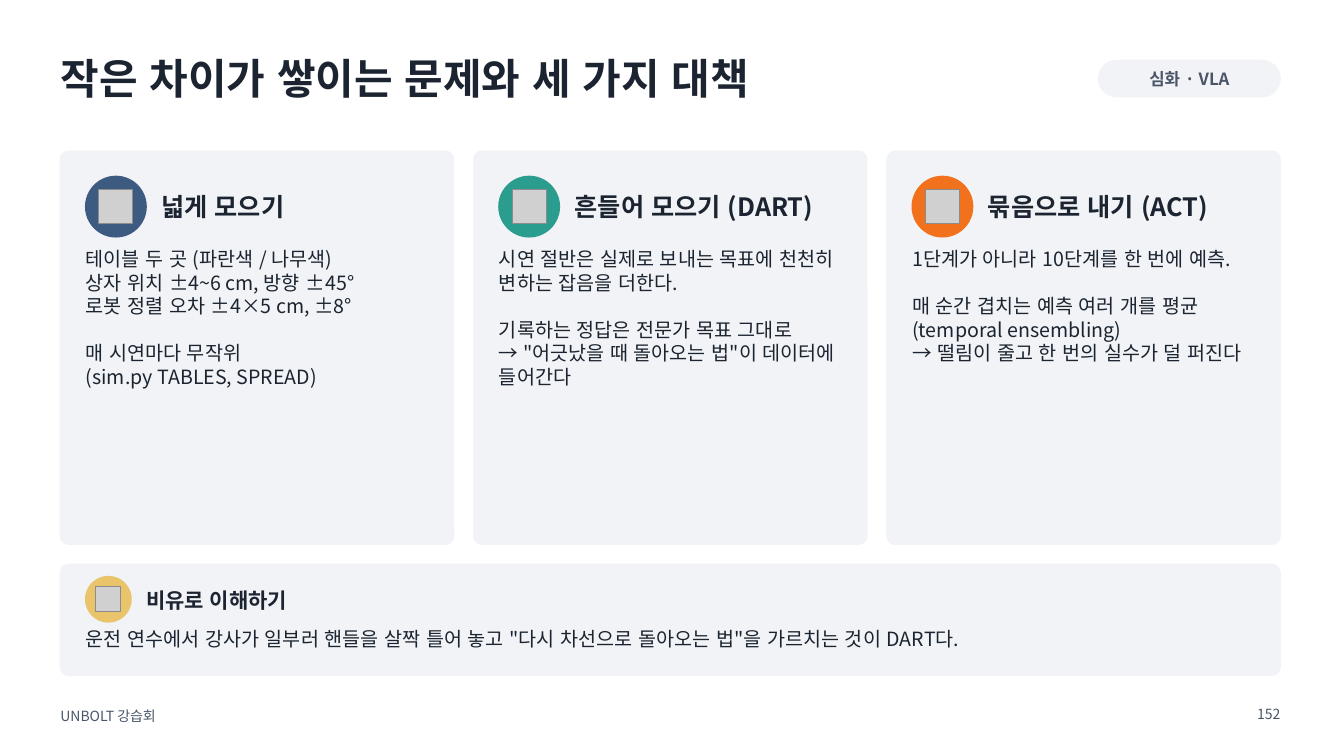
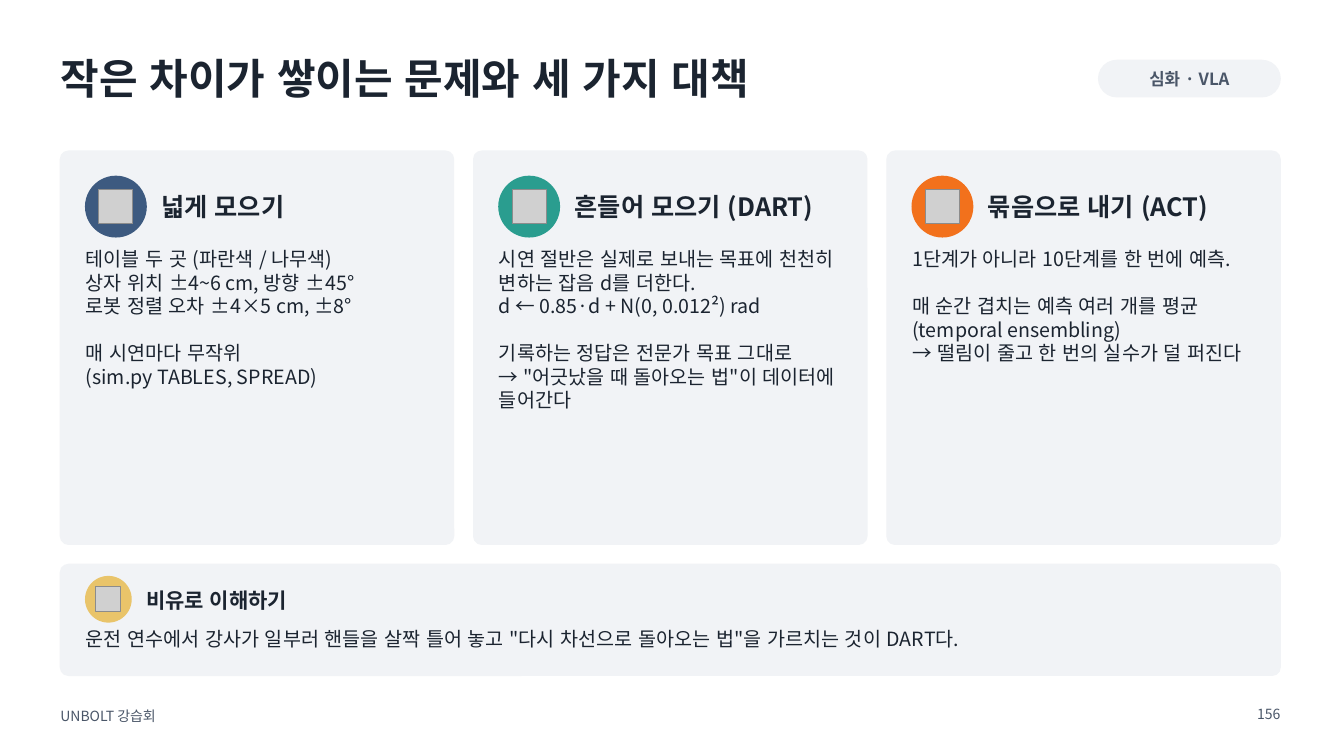
Before and after one commit to sejiny3/AIRLAB, a slide deck: slide 156 of workshop/slides/UNBOLT_workshop.pptx (slide 152 before the commit). Drawn at 1344x756 pixels with LibreOffice and Linux fonts; fonts in the diff are those of the drawing; grey boxes stand for pictures. Boxes give left, top, right and bottom in pixels: in the first picture for what was removed or moved away, otherwise in the second. Text is boxed around its words. In the diff, an @@ line names an element or a change of style, - is before the commit and + after.

```diff
--- a/workshop/slides/UNBOLT_workshop.pptx
+++ b/workshop/slides/UNBOLT_workshop.pptx
@@ text at [499,249,834,317]: text changed @@
-시연 절반은 실제로 보내는 목표에 천천히 변하는 잡음을 더한다.
+시연 절반은 실제로 보내는 목표에 천천히 변하는 잡음 d를 더한다.
+d ← 0.85·d + N(0, 0.012²) rad
@@ page number at [1257,708,1280,719]: text changed @@
-152
+156
```
Also in this commit, not shown: 5 other slides changed, 10 slides added, 10 other files.
